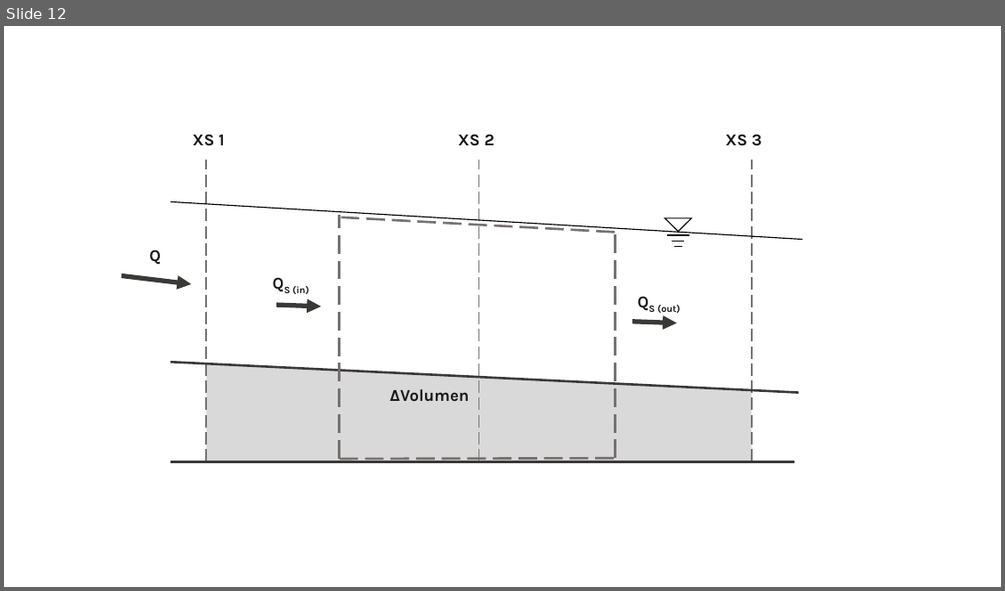
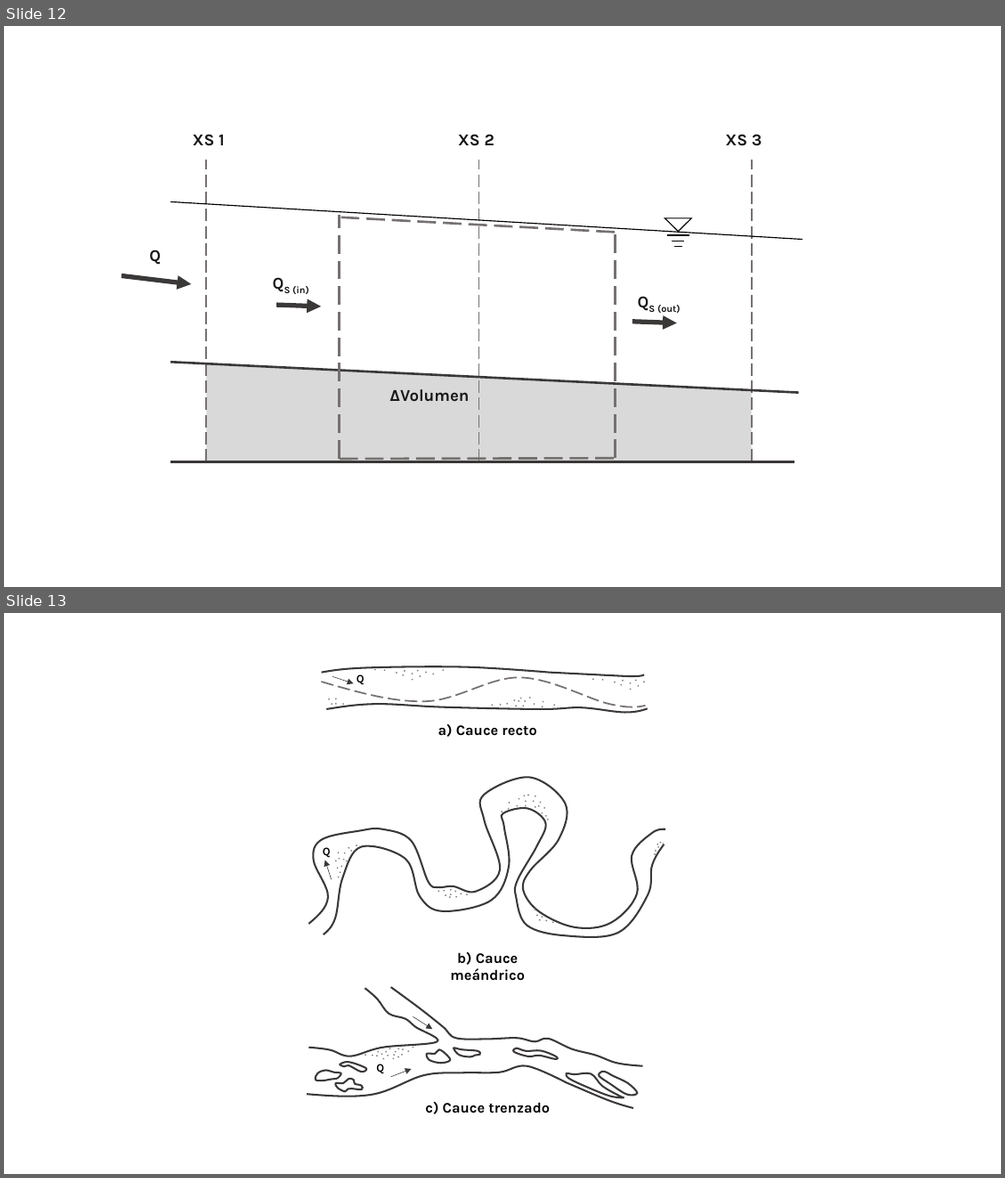
Before and after one commit to mflatouche/M.TSED, a slide deck: Section01/Section01.pptx. Shown one above the other, each under a label of ours: slide 12 before the commit, slides 12 and 13 after it. The pictures are 1005x591 and 1005x1178 pixels, drawn with LibreOffice and Linux fonts; fonts in the diff are those of the drawing. Boxes give left, top, right and bottom in pixels: in the first picture for what was removed or moved away, otherwise in the second. Text is boxed around its words. In the diff, an @@ line names an element or a change of style, - is before the commit and + after.

```diff
--- a/Section01/Section01.pptx
+++ b/Section01/Section01.pptx
@@ slide 13 added at (4, 613, 1001, 1174), background #FFFFFF @@
@@ group added at (307, 666, 666, 1114): 112 ellipses, 16 freeform shapes, 6 texts, 4 arrows @@
+Q
+a) Cauce recto
+b) Cauce meándrico
+c) Cauce trenzado
+Q
+Q
```
Also in this commit, not shown: 1 slide changed, 1 other file.
